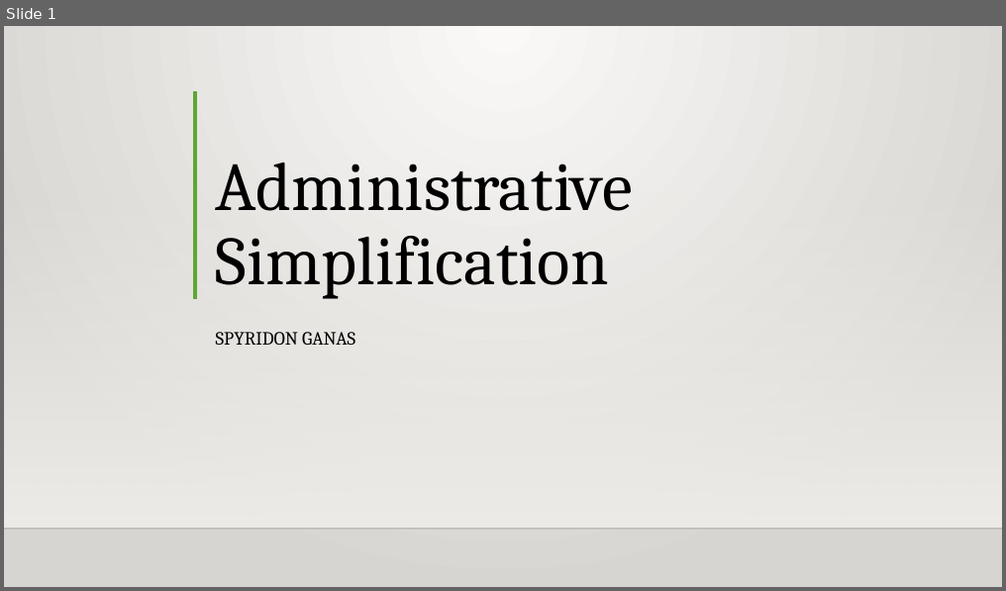
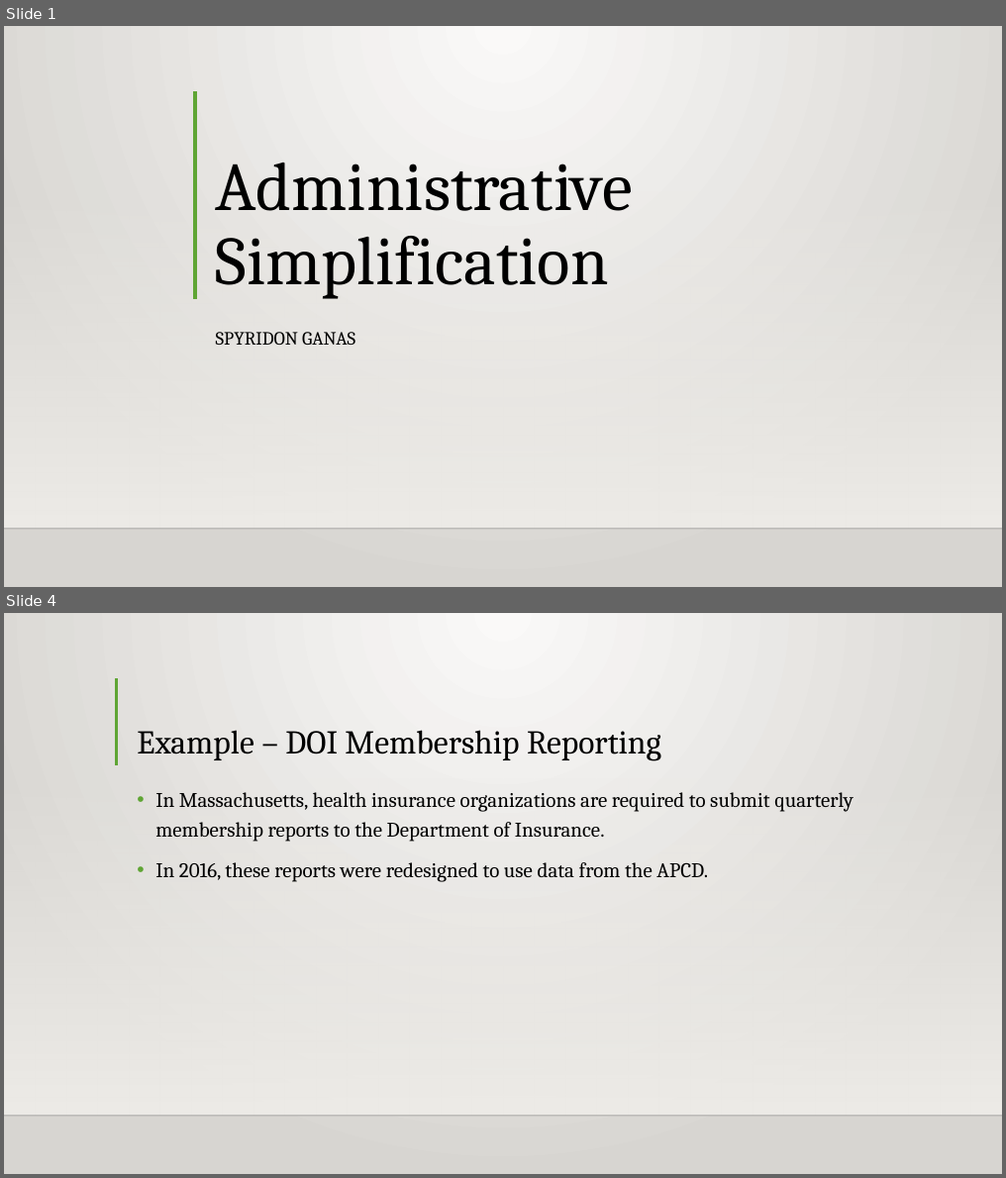
Before and after one commit to Intro-to-APCD/Intro-to-APCD.github.io, a slide deck: PowerPoints/Phase 2/010 Administrative Simplification.pptx. Shown one above the other, each under a label of ours: slide 1 before the commit, slides 1 and 4 after it; the slides between them are not shown. The pictures are 1006x591 and 1006x1178 pixels, drawn with LibreOffice and Linux fonts; fonts in the diff are those of the drawing; background and template pictures are left out. Boxes give left, top, right and bottom in pixels: in the first picture for what was removed or moved away, otherwise in the second. Text is boxed around its words. In the diff, an @@ line names an element or a change of style, - is before the commit and + after.

```diff
--- a/PowerPoints/Phase 2/010 Administrative Simplification.pptx
+++ b/PowerPoints/Phase 2/010 Administrative Simplification.pptx
@@ slide 4 added at [4, 613, 1002, 1174], background gradient #FAFAF9 to #D7D5D2; not listed: 2 template elements that a slide beside it also shows @@
@@ line added from (116, 678) to (116, 765), #5FA534 3 pt @@
@@ title added at [137, 730, 661, 761], 32 pt, text #000000 @@
+Example – DOI Membership Reporting
@@ text added at [155, 792, 853, 882], 20 pt, text #000000 @@
+• In Massachusetts, health insurance organizations are required to submit quarterly membership reports to the Department of Insurance.
+• In 2016, these reports were redesigned to use data from the APCD.
```
Also in this commit, not shown: 4 other slides added, 5 slides removed.
